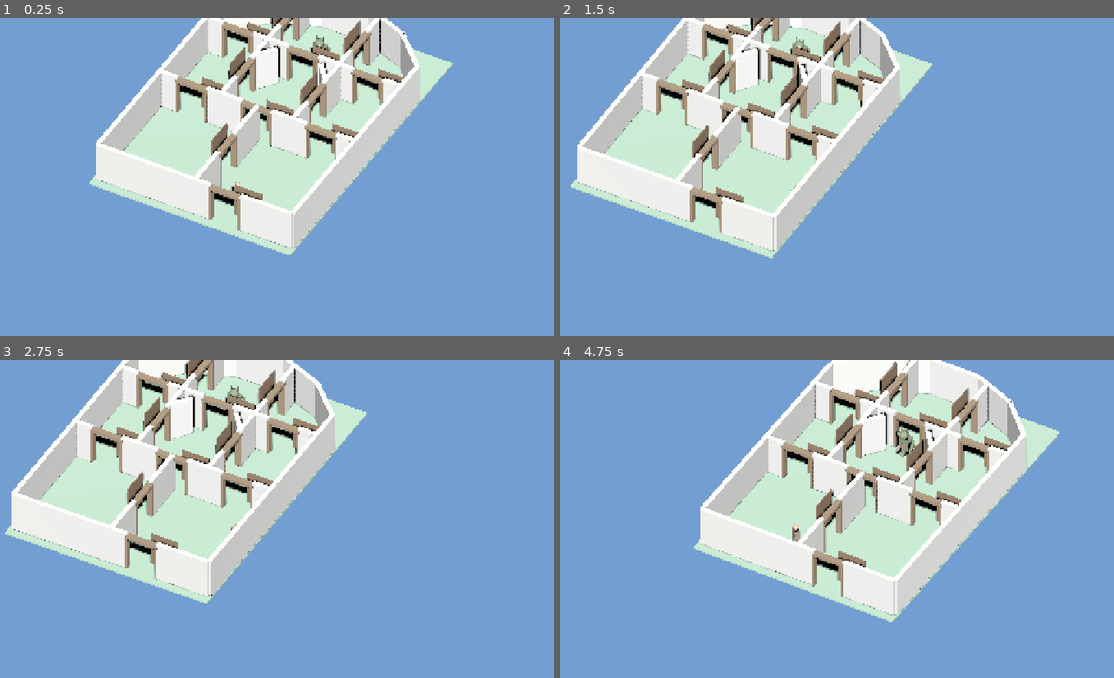
Above: before the commit, frames 1-4 (two rows, left to right).
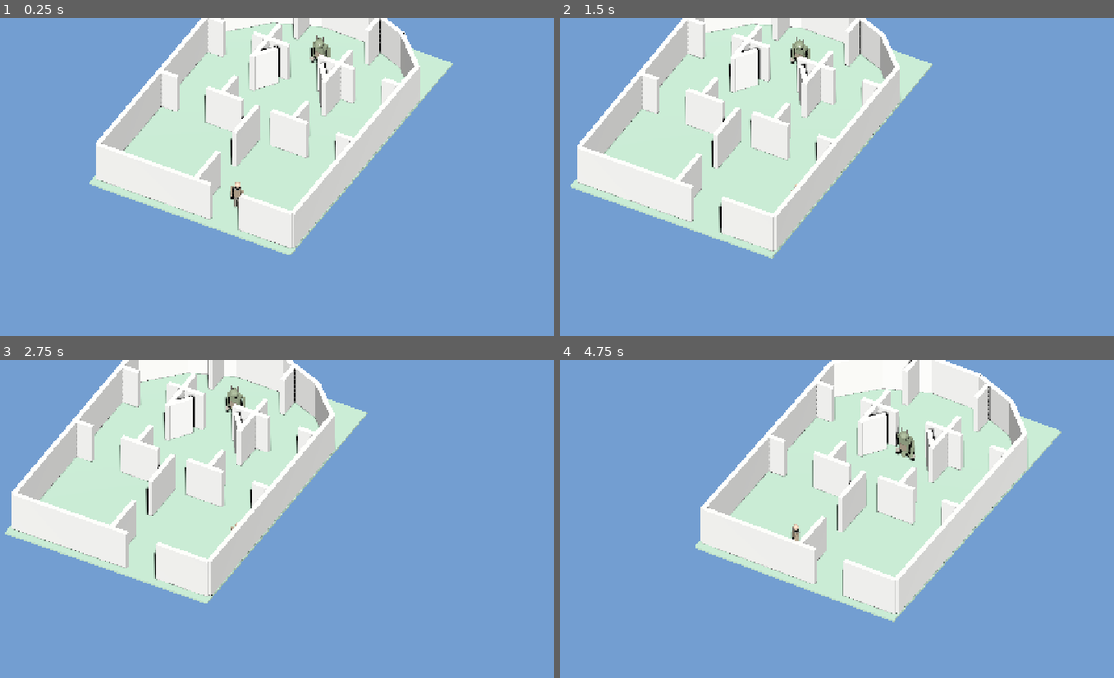
Above: after the commit, the same moments.

Repository: nhudson99/nuclear-winter
Game: Godot game, scene res://scenes/Main.tscn
Same seed, same stepped clock (60 frames per second), same inputs: the game is played once before the commit and once after it.
Inputs:
- Up to frame 1 (0.25 s): no input
- Up to frame 2 (1.5 s): hold D (move_right) 0.53-1.28 s; hold S (move_down) from 1.28 s (still down)
- Up to frame 3 (2.75 s): release S (move_down) at 2.03 s; hold D (move_right) from 2.03 s (still down)
- Up to frame 4 (4.75 s): release D (move_right) at 2.78 s; hold W (move_up) 2.78-3.53 s; hold A (move_left) from 3.53 s (still down)

The runs differ from the first frame. In frame 1, 4.9% of the frame differs, in the area x 31-74%, y 0-67%; in frame 2, 4.9%; in frame 3, 5.1%; in frame 4, 7.2%, in the area x 24-91%, y 0-83%.

Commit message:
Remove door meshes; keep open doorway gaps only
Drop frames and leaves from the mansion map so rooms stay linked by
plain wall openings. Collision handling no longer special-cases door leaves.

Co-authored-by: nhudson99 <nhudson99@users.noreply.github.com>

Diff:
--- a/godot/scripts/Main.gd
+++ b/godot/scripts/Main.gd
@@ -30,17 +30,12 @@
 func _ensure_collision(node: Node) -> void:
 	if node is MeshInstance3D:
 		var mi := node as MeshInstance3D
-		# Open door leaves are visual only so the doorway stays walkable.
-		if not _is_door_leaf(mi) and not _has_static_body(mi) and mi.mesh != null:
+		var has_static := false
+		for child in mi.get_children():
+			if child is StaticBody3D:
+				has_static = true
+				break
+		if not has_static and mi.mesh != null:
 			mi.create_trimesh_collision()
 	for child in node.get_children():
 		_ensure_collision(child)
-
-func _has_static_body(mi: MeshInstance3D) -> bool:
-	for child in mi.get_children():
-		if child is StaticBody3D:
-			return true
-	return false
-
-func _is_door_leaf(mi: MeshInstance3D) -> bool:
-	return String(mi.name).ends_with("_Leaf")
Binary file changed: godot/assets/maps/ussr_mansion_map.glb
Not shown, changed: README.md
Not shown, changed: blender/build_mansion_map.py
Not shown, changed: blender/ussr_mansion_map.blend
